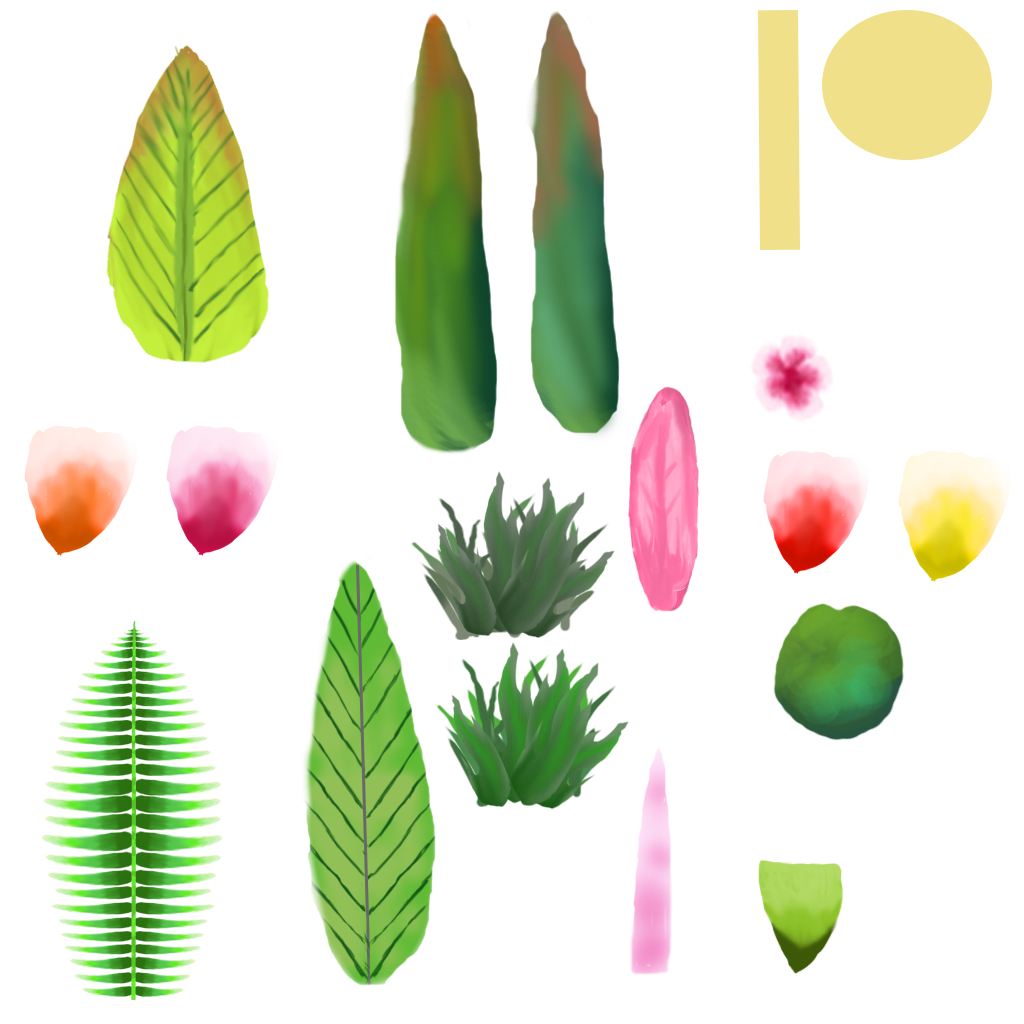
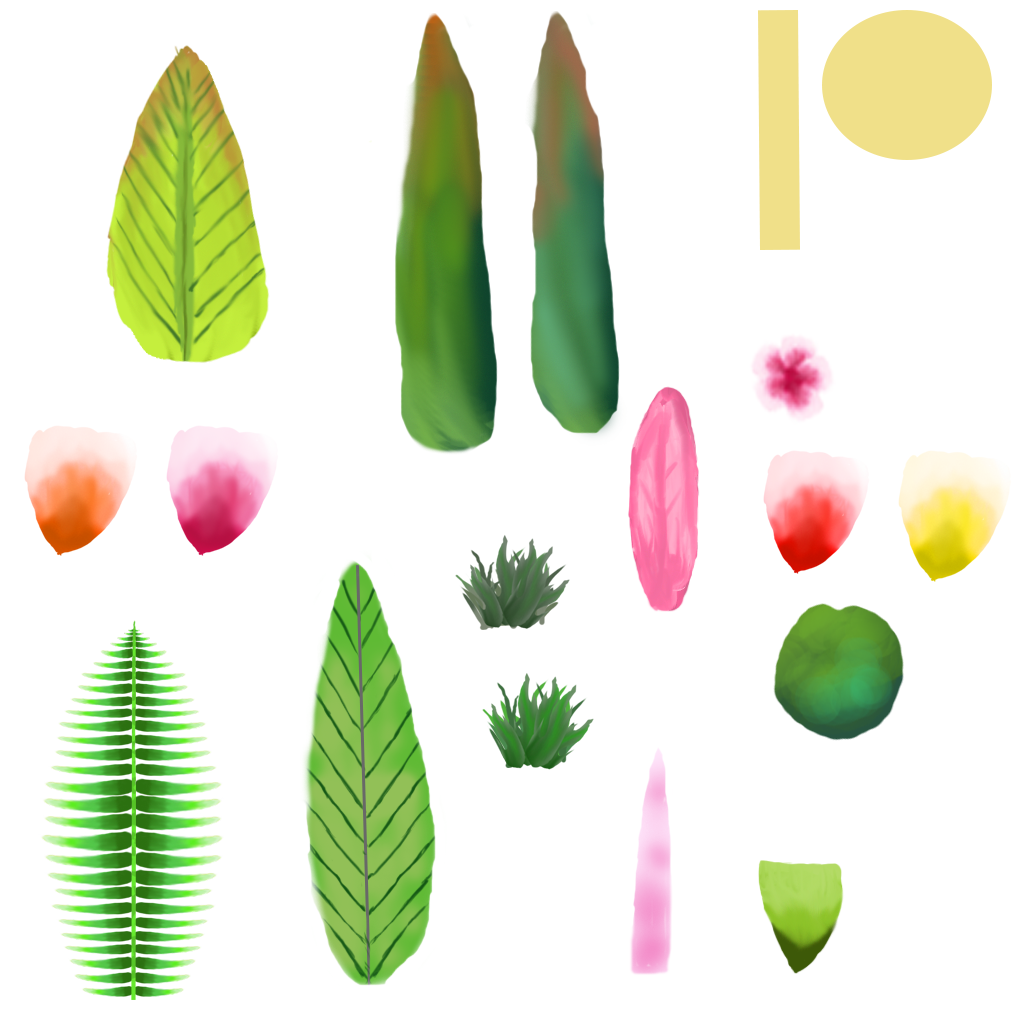
Revision of a layered (1024, 1024) image; what changed, layer by layer:
painted on "Layer 7 copy 3" over [451, 642, 629, 810]
painted on "Layer 2" over [444, 657, 618, 807]
painted on "Layer 4" over [443, 686, 604, 800]
painted on "Layer 3" over [436, 652, 590, 800]
painted on "Layer 7 copy 2" over [411, 471, 615, 640]
